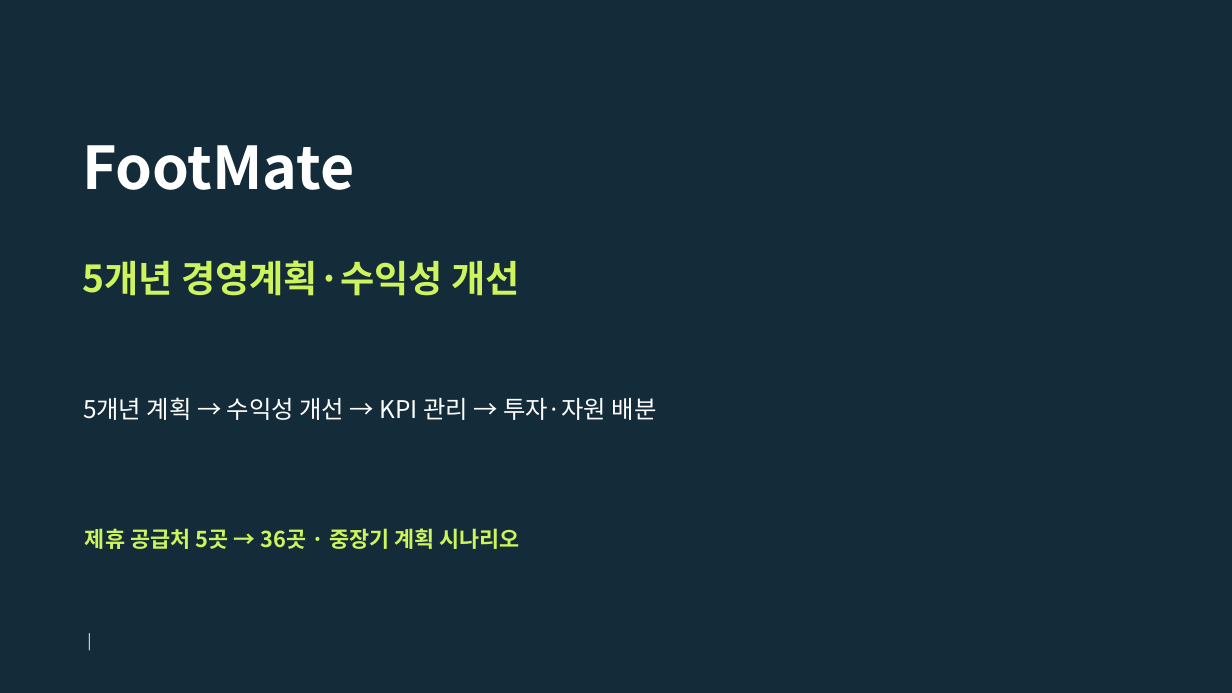
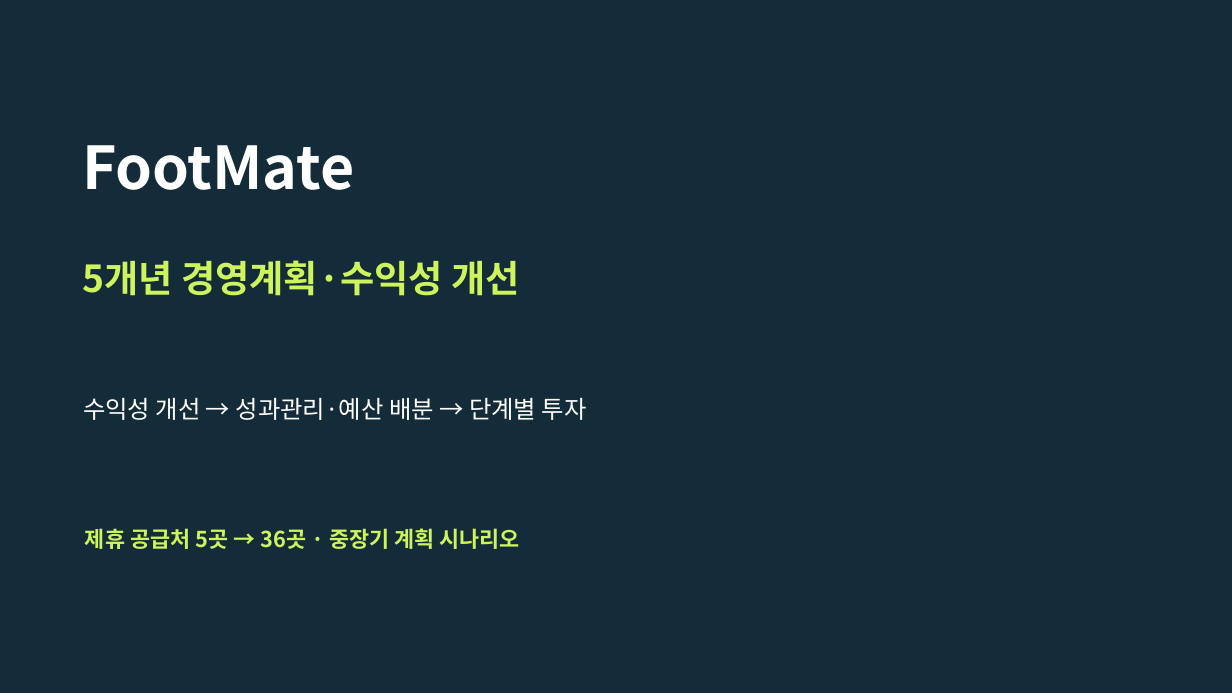
Before and after one commit to dohyunkimmm/footmate, a slide deck: slide 1 of src/case-study/downloads/footmate_5year_strategy.pptx. Drawn at 1232x693 pixels with LibreOffice and Linux fonts; fonts in the diff are those of the drawing. Boxes give left, top, right and bottom in pixels: in the first picture for what was removed or moved away, otherwise in the second. Text is boxed around its words. In the diff, an @@ line names an element or a change of style, - is before the commit and + after.

```diff
--- a/src/case-study/downloads/footmate_5year_strategy.pptx
+++ b/src/case-study/downloads/footmate_5year_strategy.pptx
@@ text at (x1=83, y1=398, x2=587, y2=420): text changed @@
-5개년 계획 → 수익성 개선 → KPI 관리 → 투자·자원 배분
+수익성 개선 → 성과관리·예산 배분 → 단계별 투자
@@ text removed at (x1=80, y1=626, x2=1125, y2=655) @@
-|
```
Also in this commit, not shown: 5 other slides changed, 8 other files.
